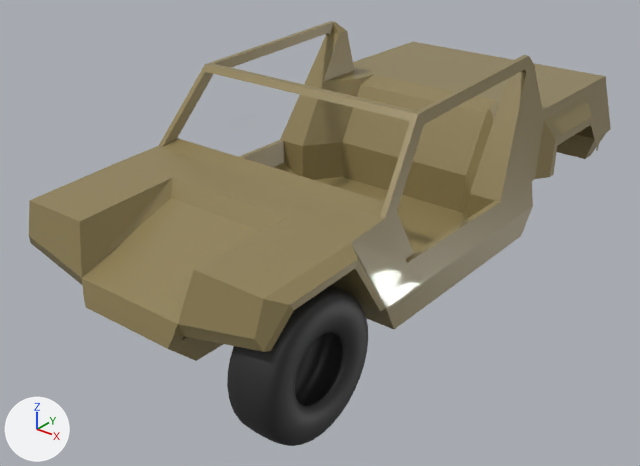
The Blender file Assets/Player/Cheetah_01.blend: old version first, new version second.
One viewpoint serves both versions: a 50 mm camera at (3.71, -5.0, 3.34) aimed at (-0.1, -0.24, 0.39). The axes (+X, +Y, +Z) are drawn at lower left. The lights are the same throughout. The picture after the commit comes second. Objects named as collision shapes, trigger or cutter boxes, shadow casters or lower levels of detail are left out.

In view in the first picture: 'Wheel_FL', 'chassis'.
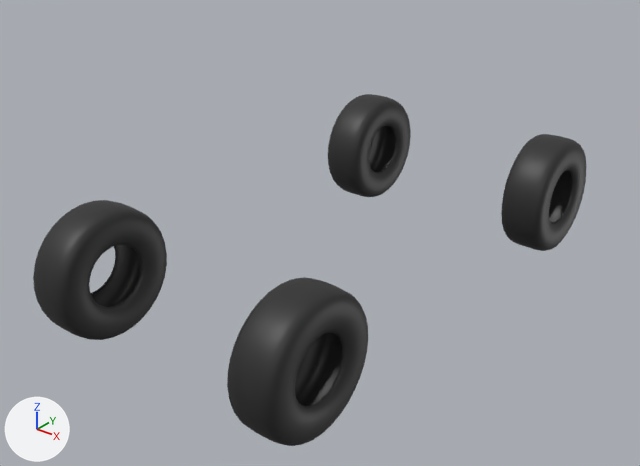
Patch to the scene script:
```diff
--- a/Assets/Player/Cheetah_01.blend.py
+++ b/Assets/Player/Cheetah_01.blend.py
@@ ob_chassis @@
 _m = ob_chassis.modifiers.new('Mirror', 'MIRROR')
+ob_chassis.hide_set(True)
@@ ob_wheel_rl @@
 _m = ob_wheel_rl.modifiers.new('Mirror', 'MIRROR')
-ob_wheel_rl.hide_set(True)
@@ ob_wheel_fr @@
 _m = ob_wheel_fr.modifiers.new('Mirror', 'MIRROR')
-ob_wheel_fr.hide_set(True)
@@ ob_wheel_rr @@
 _m = ob_wheel_rr.modifiers.new('Mirror', 'MIRROR')
-ob_wheel_rr.hide_set(True)
```

Pixel boxes [x1, y1, x2, y2] of what changed, in the pictures (640 x 466 px):
'chassis', hidden (yellow): before [29, 21, 611, 361]
'Wheel_FR', shown (black): after [33, 200, 167, 340]
'Wheel_RL', shown: after [501, 134, 586, 251]
'Wheel_RR', shown (black): after [328, 94, 411, 197]
